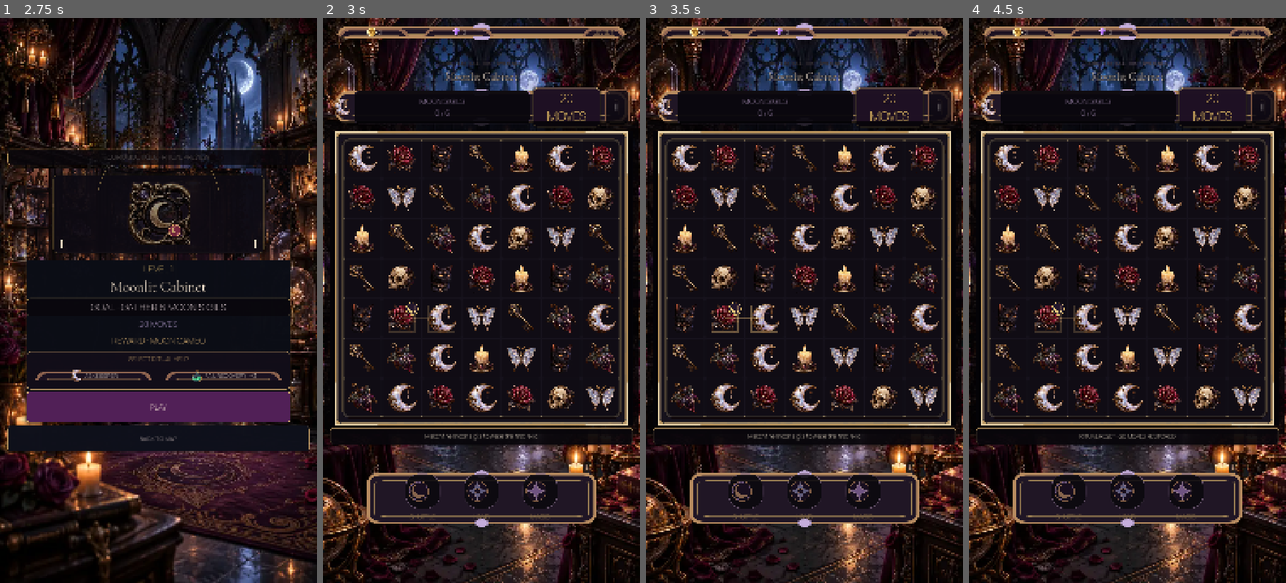
Above: before the commit, frames 1-4 (left to right).
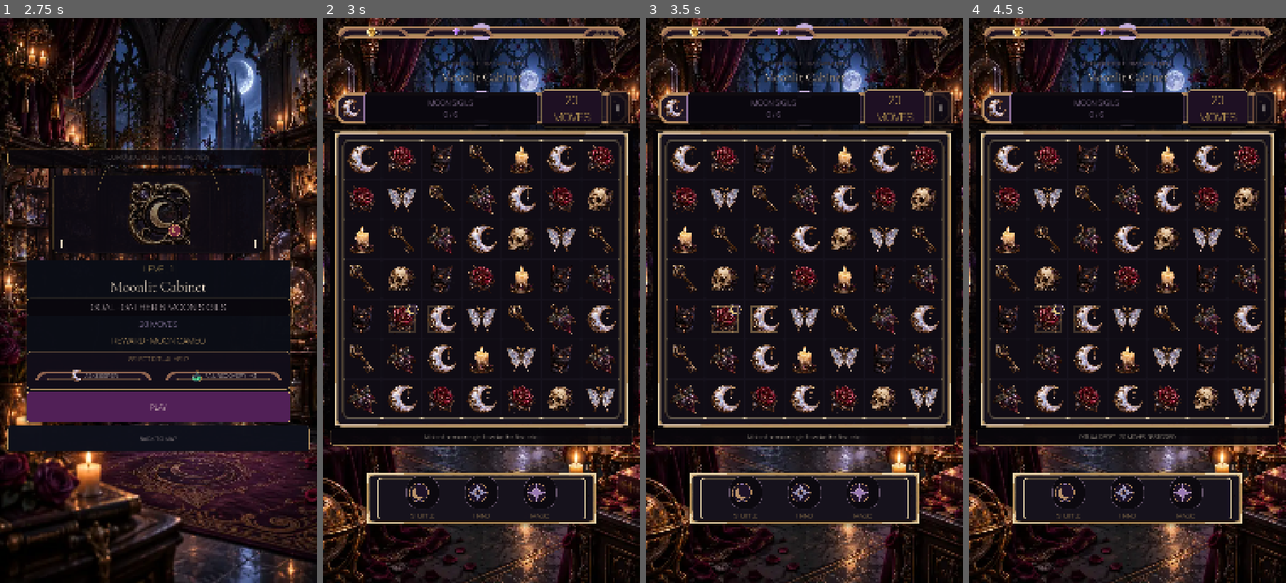
Above: after the commit, the same moments.

Repository: Jay-prodesign/akilta-match3
Game: Godot game, scene res://src/app/app_bootstrap.tscn
Same seed, same stepped clock (60 frames per second), same inputs: the game is played once before the commit and once after it.
Inputs:
- Up to frame 1 (2.75 s): click "ENTER THE HOUSE" at 0.5 s; click "PLAY LEVEL 1" at 1.25 s; click "1" at 2 s
- Up to frame 2 (3 s): click "PLAY" at 2.75 s
- Up to frame 3 (3.5 s): no input
- Up to frame 4 (4.5 s): click "Ⅱ" at 3.5 s; click "RESTART LEVEL" at 4.25 s

Frame 1 is identical in both runs. In frame 2, 14% of the frame differs, in the area x 0-100%, y 7-91%; in frame 3, 14%; in frame 4, 14%.

Commit message:
Refine gameplay HUD and booster material hierarchy

Diff:
--- a/src/ui/gameplay/gameplay_screen.gd
+++ b/src/ui/gameplay/gameplay_screen.gd
@@ -165,7 +165,7 @@
 	ProductionChrome.apply_compact_panel($ResourceBar/Resources/GemChip, "gameplay_gem_resource")
 	ProductionChrome.apply_compact_panel($ResourceBar/Resources/LevelBadgePlate, "gameplay_level_badge")
 	ProductionChrome.apply_gameplay_shell($Layout/HUDPlate, "objective")
-	ProductionChrome.apply_gameplay_shell($BoosterTray, "boosters")
+	ProductionChrome.apply_gameplay_booster_tray($BoosterTray)
 	ProductionChrome.apply_action_button(pause_button, "utility", "gameplay_pause")
 	ProductionChrome.apply_action_button(pause_resume, "primary", "pause_resume")
 	ProductionChrome.apply_action_button(pause_retry, "utility", "pause_retry")
@@ -706,7 +706,7 @@
 		_moves_urgency_state = "normal"
 		moves_label.text = "%d\nMOVES" % moves
 		moves_label.add_theme_color_override("font_color", Color("#FFF1B6") if _high_contrast else Color("#F2C66D"))
-		moves_label.add_theme_font_size_override("font_size", 42)
+		moves_label.add_theme_font_size_override("font_size", 40)
 		moves_label.add_theme_constant_override("outline_size", 3)
 	moves_label.set_meta("urgency_state", _moves_urgency_state)
 
@@ -1046,7 +1046,7 @@
 	)
 	var hierarchy_locked: bool = (
 		title_label.get_theme_font_size("font_size") >= 36
-		and objective_icon.custom_minimum_size.x >= 64.0
+		and objective_icon.custom_minimum_size.x >= 70.0
 		and objective_label.get_theme_font_size("font_size") >= 26
 		and moves_label.get_theme_font_size("font_size") >= 36
 		and ($Layout/HUDPlate as PanelContainer).custom_minimum_size.y >= 136.0
@@ -1057,7 +1057,7 @@
 		and $BoosterTray/BoosterActions/SealedSlotC.visible
 		and canonical_booster_names
 		and [_sealed_boost_a, _sealed_boost_b, _sealed_boost_c].all(
-			func(button): return button.disabled and button.custom_minimum_size.y >= 112.0 and button.icon != null
+			func(button): return button.disabled and button.custom_minimum_size.y >= 108.0 and button.icon != null
 		)
 	)
 	var composition_locked: bool = (
@@ -1093,12 +1093,13 @@
 		"asset_backed_resource_chips": [$ResourceBar/Resources/CoinChip, $ResourceBar/Resources/GemChip, $ResourceBar/Resources/LevelBadgePlate].all(func(panel): return panel is PanelContainer and (panel as PanelContainer).get_theme_stylebox("panel") is StyleBoxTexture),
 		"level_badge_separated": ($ResourceBar/Resources/ResourceSpacer as Control).size_flags_horizontal == Control.SIZE_EXPAND_FILL,
 		"hint_booster_clearance": composition_locked,
-		"booster_label_readability": shuffle_label.custom_minimum_size.y >= 40.0 and hand_label.custom_minimum_size.y >= 40.0 and magic_label.custom_minimum_size.y >= 40.0,
+		"booster_label_readability": shuffle_label.custom_minimum_size.y >= 34.0 and hand_label.custom_minimum_size.y >= 34.0 and magic_label.custom_minimum_size.y >= 34.0,
 		"north_star_booster_family": canonical_booster_names,
+		"booster_frame_family": String(_booster_tray.get_meta("production_chrome_kind", "")) == "gameplay_booster_tray",
 		"utility_separated_from_boosters": utilities_separated,
 		"north_star_board_object": board_locked,
 		"north_star_header_hierarchy": hierarchy_locked,
-		"visual_parity_gate_v2": hierarchy_locked and booster_family_locked and composition_locked and board_locked and utilities_separated,
+		"visual_parity_gate_v2": hierarchy_locked and booster_family_locked and composition_locked and board_locked and utilities_separated and String(_booster_tray.get_meta("production_chrome_kind", "")) == "gameplay_booster_tray",
 		"resource_bar_height": ($ResourceBar as PanelContainer).offset_bottom - ($ResourceBar as PanelContainer).offset_top,
 		"hud_plate_height": ($Layout/HUDPlate as PanelContainer).custom_minimum_size.y,
 		"booster_tray_height": _booster_tray.offset_bottom - _booster_tray.offset_top,
--- a/src/ui/gameplay/gameplay_screen.tscn
+++ b/src/ui/gameplay/gameplay_screen.tscn
@@ -387,7 +387,7 @@
 theme_override_colors/font_color = Color(0.84, 0.73, 0.66, 1)
 theme_override_colors/font_outline_color = Color(0.035, 0.025, 0.045, 0.92)
 theme_override_constants/outline_size = 4
-theme_override_font_sizes/font_size = 17
+theme_override_font_sizes/font_size = 18
 text = "CURIO BOUTIQUE · LEVEL 1"
 horizontal_alignment = 1
 
@@ -396,7 +396,7 @@
 theme_override_colors/font_color = Color(0.975, 0.91, 0.79, 1)
 theme_override_colors/font_outline_color = Color(0.035, 0.025, 0.045, 0.95)
 theme_override_constants/outline_size = 6
-theme_override_font_sizes/font_size = 38
+theme_override_font_sizes/font_size = 42
 text = "Moonlit Cabinet"
 horizontal_alignment = 1
 
@@ -407,10 +407,15 @@
 
 [node name="HUD" type="HBoxContainer" parent="Layout/HUDPlate"]
 layout_mode = 2
-theme_override_constants/separation = 10
+theme_override_constants/separation = 12
+
+
+[node name="LeftInset" type="Control" parent="Layout/HUDPlate/HUD"]
+custom_minimum_size = Vector2(14, 0)
+layout_mode = 2
 
 [node name="ObjectiveIcon" type="TextureRect" parent="Layout/HUDPlate/HUD"]
-custom_minimum_size = Vector2(68, 68)
+custom_minimum_size = Vector2(72, 72)
 layout_mode = 2
 mouse_filter = 2
 expand_mode = 1
@@ -430,19 +435,19 @@
 vertical_alignment = 1
 
 [node name="Moves" type="Label" parent="Layout/HUDPlate/HUD"]
-custom_minimum_size = Vector2(228, 112)
+custom_minimum_size = Vector2(206, 112)
 layout_mode = 2
 theme_override_colors/font_color = Color(0.94, 0.80, 0.52, 1)
 theme_override_colors/font_outline_color = Color(0.03, 0.02, 0.04, 0.94)
 theme_override_constants/outline_size = 4
-theme_override_font_sizes/font_size = 42
+theme_override_font_sizes/font_size = 40
 theme_override_styles/normal = SubResource("MovesBlockStyle")
 text = "20\nMOVES"
 horizontal_alignment = 1
 vertical_alignment = 1
 
 [node name="Pause" type="Button" parent="Layout/HUDPlate/HUD"]
-custom_minimum_size = Vector2(96, 96)
+custom_minimum_size = Vector2(88, 88)
 layout_mode = 2
 theme_override_colors/font_color = Color(0.945, 0.91, 0.866, 1)
 theme_override_font_sizes/font_size = 30
@@ -570,100 +575,100 @@
 vertical_alignment = 1
 
 [node name="SealedSlotA" type="VBoxContainer" parent="BoosterTray/BoosterActions"]
-custom_minimum_size = Vector2(164, 182)
+custom_minimum_size = Vector2(164, 160)
 layout_mode = 2
 size_flags_vertical = 4
-theme_override_constants/separation = 8
+theme_override_constants/separation = 4
 alignment = 1
 
 [node name="SealedBoostA" type="Button" parent="BoosterTray/BoosterActions/SealedSlotA"]
-custom_minimum_size = Vector2(118, 118)
+custom_minimum_size = Vector2(112, 112)
 layout_mode = 2
 size_flags_horizontal = 4
 disabled = true
 focus_mode = 0
 theme_override_colors/font_disabled_color = Color(1, 1, 1, 0)
-theme_override_colors/icon_disabled_color = Color(0.78, 0.68, 0.8, 0.72)
+theme_override_colors/icon_disabled_color = Color(0.90, 0.82, 0.94, 0.88)
 theme_override_font_sizes/font_size = 1
 theme_override_styles/disabled = SubResource("BoosterSealedStyle")
 text = "SHUFFLE"
 expand_icon = true
-theme_override_constants/icon_max_width = 88
+theme_override_constants/icon_max_width = 84
 tooltip_text = "Shuffle booster · sealed until its gameplay entitlement is implemented"
 
 [node name="Label" type="Label" parent="BoosterTray/BoosterActions/SealedSlotA"]
-custom_minimum_size = Vector2(0, 42)
-layout_mode = 2
-theme_override_colors/font_color = Color(0.68, 0.61, 0.71, 1)
+custom_minimum_size = Vector2(0, 36)
+layout_mode = 2
+theme_override_colors/font_color = Color(0.94, 0.80, 0.52, 1)
 theme_override_colors/font_outline_color = Color(0.02, 0.014, 0.028, 0.96)
 theme_override_constants/outline_size = 2
-theme_override_font_sizes/font_size = 22
+theme_override_font_sizes/font_size = 20
 text = "SHUFFLE"
 horizontal_alignment = 1
 vertical_alignment = 1
 
 [node name="SealedSlotB" type="VBoxContainer" parent="BoosterTray/BoosterActions"]
-custom_minimum_size = Vector2(164, 182)
+custom_minimum_size = Vector2(164, 160)
 layout_mode = 2
 size_flags_vertical = 4
-theme_override_constants/separation = 8
+theme_override_constants/separation = 4
 alignment = 1
 
 [node name="SealedBoostB" type="Button" parent="BoosterTray/BoosterActions/SealedSlotB"]
-custom_minimum_size = Vector2(118, 118)
+custom_minimum_size = Vector2(112, 112)
 layout_mode = 2
 size_flags_horizontal = 4
 disabled = true
 focus_mode = 0
 theme_override_colors/font_disabled_color = Color(1, 1, 1, 0)
-theme_override_colors/icon_disabled_color = Color(0.78, 0.68, 0.8, 0.72)
+theme_override_colors/icon_disabled_color = Color(0.90, 0.82, 0.94, 0.88)
 theme_override_font_sizes/font_size = 1
 theme_override_styles/disabled = SubResource("BoosterSealedStyle")
 text = "HAND"
 expand_icon = true
-theme_override_constants/icon_max_width = 88
+theme_override_constants/icon_max_width = 84
 tooltip_text = "Hand booster · sealed until its gameplay entitlement is implemented"
 
 [node name="Label" type="Label" parent="BoosterTray/BoosterActions/SealedSlotB"]
-custom_minimum_size = Vector2(0, 42)
-layout_mode = 2
-theme_override_colors/font_color = Color(0.68, 0.61, 0.71, 1)
+custom_minimum_size = Vector2(0, 36)
+layout_mode = 2
+theme_override_colors/font_color = Color(0.94, 0.80, 0.52, 1)
 theme_override_colors/font_outline_color = Color(0.02, 0.014, 0.028, 0.96)
 theme_override_constants/outline_size = 2
-theme_override_font_sizes/font_size = 22
+theme_override_font_sizes/font_size = 20
 text = "HAND"
 horizontal_alignment = 1
 vertical_alignment = 1
 
 [node name="SealedSlotC" type="VBoxContainer" parent="BoosterTray/BoosterActions"]
-custom_minimum_size = Vector2(164, 182)
+custom_minimum_size = Vector2(164, 160)
 layout_mode = 2
 size_flags_vertical = 4
-theme_override_constants/separation = 8
+theme_override_constants/separation = 4
 alignment = 1
 
 [node name="SealedBoostC" type="Button" parent="BoosterTray/BoosterActions/SealedSlotC"]
-custom_minimum_size = Vector2(118, 118)
+custom_minimum_size = Vector2(112, 112)
 layout_mode = 2
 size_flags_horizontal = 4
 disabled = true
 focus_mode = 0
 theme_override_colors/font_disabled_color = Color(1, 1, 1, 0)
-theme_override_colors/icon_disabled_color = Color(0.78, 0.68, 0.8, 0.72)
+theme_override_colors/icon_disabled_color = Color(0.90, 0.82, 0.94, 0.88)
 theme_override_font_sizes/font_size = 1
 theme_override_styles/disabled = SubResource("BoosterSealedStyle")
 text = "MAGIC"
 expand_icon = true
-theme_override_constants/icon_max_width = 88
+theme_override_constants/icon_max_width = 84
 tooltip_text = "Magic booster · sealed until its gameplay entitlement is implemented"
 
 [node name="Label" type="Label" parent="BoosterTray/BoosterActions/SealedSlotC"]
-custom_minimum_size = Vector2(0, 42)
-layout_mode = 2
-theme_override_colors/font_color = Color(0.68, 0.61, 0.71, 1)
+custom_minimum_size = Vector2(0, 36)
+layout_mode = 2
+theme_override_colors/font_color = Color(0.94, 0.80, 0.52, 1)
 theme_override_colors/font_outline_color = Color(0.02, 0.014, 0.028, 0.96)
 theme_override_constants/outline_size = 2
-theme_override_font_sizes/font_size = 22
+theme_override_font_sizes/font_size = 20
 text = "MAGIC"
 horizontal_alignment = 1
 vertical_alignment = 1
--- a/src/ui/theme/production_chrome.gd
+++ b/src/ui/theme/production_chrome.gd
@@ -6,12 +6,14 @@
 const QUIET_PANEL_PATH := "res://assets/ui/chrome/gbl_ui_ritual_panel_9s_quiet_v01.svg"
 const PRIMARY_ACTION_PATH := "res://assets/ui/chrome/gbl_ui_action_primary_9s_v01.svg"
 const UTILITY_ACTION_PATH := "res://assets/ui/chrome/gbl_ui_action_utility_9s_v01.svg"
+const GAMEPLAY_FRAME_PATH := "res://assets/board/gbl_board_ritual_frame_9s_base_v01.png"
 
 static var _primary_panel: StyleBoxTexture
 static var _top_shell: StyleBoxTexture
 static var _bottom_shell: StyleBoxTexture
 static var _gameplay_shell: StyleBoxTexture
 static var _secondary_panel: StyleBoxTexture
+static var _gameplay_booster_tray: StyleBoxTexture
 static var _compact_panel: StyleBoxTexture
 static var _interactive_normal: StyleBoxTexture
 static var _interactive_focus: StyleBoxTexture
@@ -206,6 +208,22 @@
 	panel.set_meta("production_chrome_kind", "gameplay_" + kind)
 	return true
 
+static func gameplay_booster_tray() -> StyleBoxTexture:
+	if _gameplay_booster_tray == null:
+		_gameplay_booster_tray = _style(12.0, 36.0, GAMEPLAY_FRAME_PATH)
+	return _gameplay_booster_tray
+
+static func apply_gameplay_booster_tray(panel: Control) -> bool:
+	if panel == null:
+		return false
+	var style := gameplay_booster_tray()
+	if style == null:
+		return false
+	panel.add_theme_stylebox_override("panel", style)
+	panel.set_meta("production_chrome_asset", GAMEPLAY_FRAME_PATH)
+	panel.set_meta("production_chrome_kind", "gameplay_booster_tray")
+	return true
+
 static func apply_shell(panel: Control, kind: String) -> bool:
 	if panel == null:
 		return false
@@ -237,6 +255,7 @@
 		"bottom_shell_asset_backed": bottom_shell() != null and bottom_shell().texture != null,
 		"global_shell_family_verified": top_shell() != null and top_shell().texture != null and bottom_shell() != null and bottom_shell().texture != null,
 		"gameplay_shell_asset_backed": gameplay_shell() != null and gameplay_shell().texture != null,
+		"gameplay_booster_tray_asset_backed": gameplay_booster_tray() != null and gameplay_booster_tray().texture != null,
 		"secondary_panel_asset_backed": secondary_panel() != null and secondary_panel().texture != null,
 		"secondary_hero_family_verified": secondary_panel() != null and secondary_panel().texture != null,
 		"compact_panel_asset_backed": compact_panel() != null and compact_panel().texture != null,
--- a/tests/unit/test_gameplay_authored_presentation_shell.gd
+++ b/tests/unit/test_gameplay_authored_presentation_shell.gd
@@ -20,7 +20,7 @@
 		"gameplay_header_clearance", "compact_resource_chips", "asset_backed_resource_chips",
 		"level_badge_separated", "hint_booster_clearance", "booster_label_readability",
 		"north_star_booster_family", "utility_separated_from_boosters", "north_star_board_object",
-		"north_star_header_hierarchy", "visual_parity_gate_v2",
+		"north_star_header_hierarchy", "booster_frame_family", "visual_parity_gate_v2",
 	]:
 		_expect(bool(contract.get(key, false)), "Gameplay North Star parity contract failed: %s" % key)
 	_expect(int(contract.get("visible_booster_count", 0)) == 3, "Exactly three gameplay boosters must be visible")
@@ -46,15 +46,15 @@
 
 	_expect(title != null and title.get_theme_font_size("font_size") >= 36, "Title must retain hero hierarchy")
 	_expect(objective != null and objective.text.contains("SIGILS"), "Objective must remain explicit")
-	_expect(objective_icon != null and objective_icon.texture != null and objective_icon.custom_minimum_size.x >= 64.0, "Objective art must be visually dominant")
+	_expect(objective_icon != null and objective_icon.texture != null and objective_icon.custom_minimum_size.x >= 70.0, "Objective art must be visually dominant")
 	_expect(moves != null and moves.custom_minimum_size.x >= 220.0 and moves.get_theme_font_size("font_size") >= 36, "Moves must be a dominant counter")
 	_expect(board != null and board.custom_minimum_size.y >= 980.0, "Board must remain the dominant gameplay object")
 	_expect(hint_band != null and tray != null and tray.global_position.y >= hint_band.global_position.y + hint_band.size.y + 20.0, "Hint and booster tray collide")
 	_expect(tray != null and is_equal_approx(tray.anchor_left, 0.12) and is_equal_approx(tray.anchor_right, 0.88), "Booster tray became navigation-width chrome")
 	_expect(keeper_slot != null and not keeper_slot.visible and settings_slot != null and not settings_slot.visible, "Utilities leaked into booster family")
-	_expect(shuffle != null and shuffle.disabled and shuffle.icon != null and shuffle.custom_minimum_size.y >= 112.0, "Shuffle booster truth/scale failed")
-	_expect(hand != null and hand.disabled and hand.icon != null and hand.custom_minimum_size.y >= 112.0, "Hand booster truth/scale failed")
-	_expect(magic != null and magic.disabled and magic.icon != null and magic.custom_minimum_size.y >= 112.0, "Magic booster truth/scale failed")
+	_expect(shuffle != null and shuffle.disabled and shuffle.icon != null and shuffle.custom_minimum_size.y >= 108.0, "Shuffle booster truth/scale failed")
+	_expect(hand != null and hand.disabled and hand.icon != null and hand.custom_minimum_size.y >= 108.0, "Hand booster truth/scale failed")
+	_expect(magic != null and magic.disabled and magic.icon != null and magic.custom_minimum_size.y >= 108.0, "Magic booster truth/scale failed")
 	_expect(shuffle_label != null and shuffle_label.text == "SHUFFLE", "Shuffle identity drifted")
 	_expect(hand_label != null and hand_label.text == "HAND", "Hand identity drifted")
 	_expect(magic_label != null and magic_label.text == "MAGIC", "Magic identity drifted")
